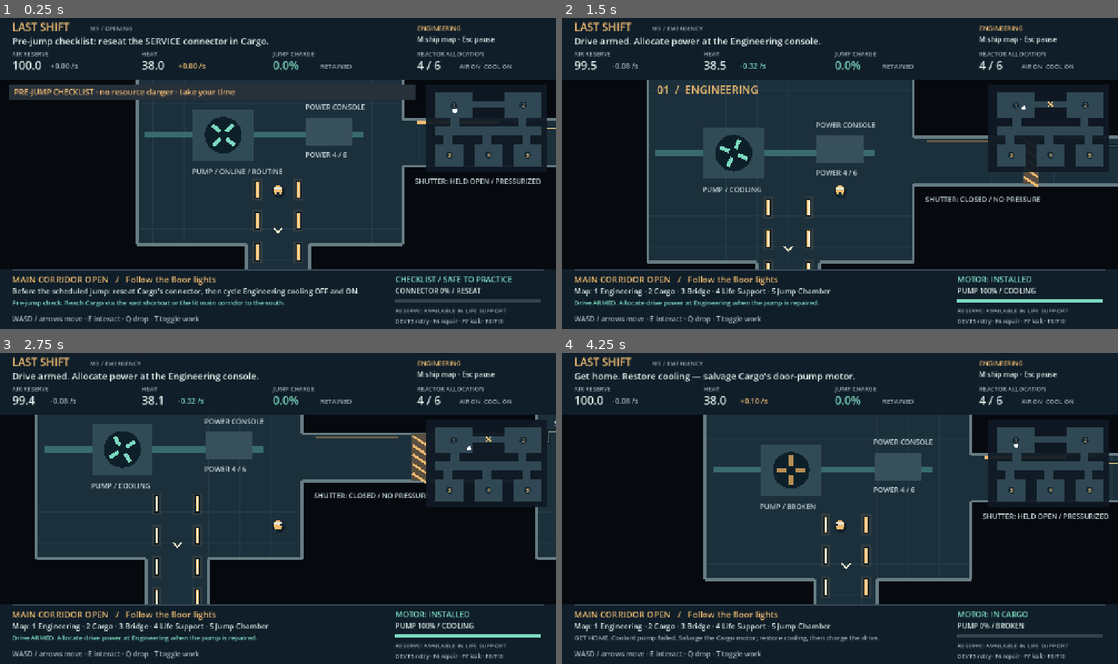
Above: before the commit, frames 1-4 (two rows, left to right).
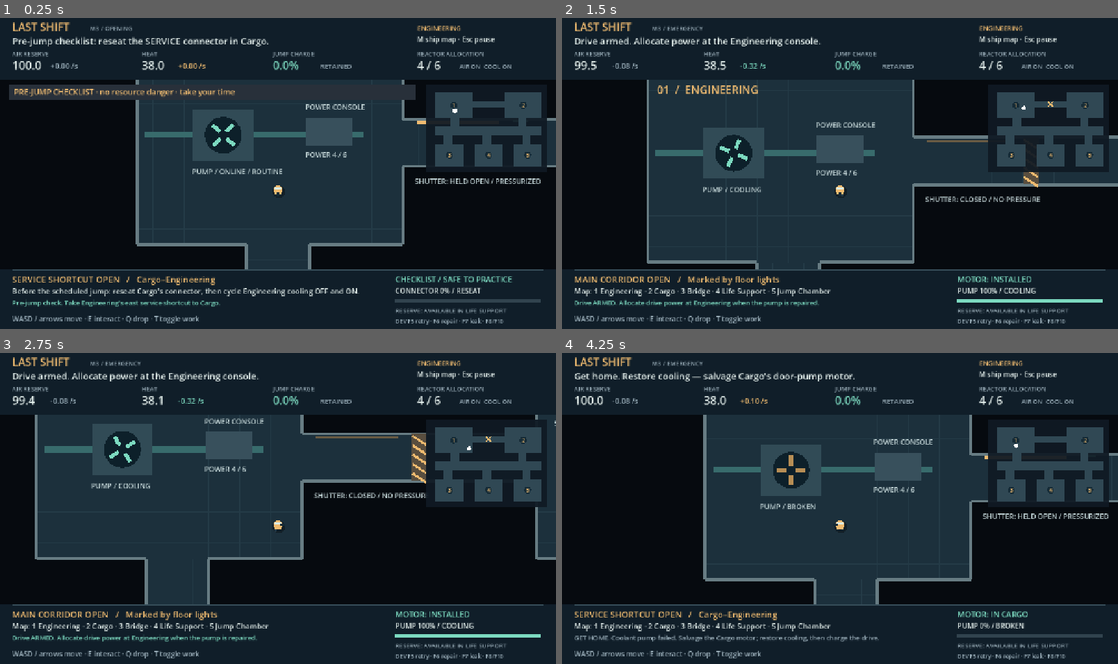
Above: after the commit, the same moments.

Repository: Johnson-Dev-Agent-Management/lastshift
Game: Godot game, scene res://scenes/ship.tscn
The game is run twice, just before and just after one commit, with the same random seed, the same clock (stepped at 60 frames per second) and the same inputs.
Inputs (mouse positions are in pixels of both pictures, inside the frame that each line leads up to):
- Up to frame 1 (0.25 s): no input
- Up to frame 2 (1.5 s): tap Enter at 0.5 s; move the mouse to (962, 157) at 0.52 s; hold D (move_right) 0.53-1.28 s; hold F7 (dev_leak) 0.53-1.28 s; click (962, 157) at 0.67 s; tap F6 (dev_ready) at 0.8, 1.35 s; move the mouse to (728, 189) at 1.27 s; hold S (move_down) from 1.28 s (still down)
- Up to frame 3 (2.75 s): tap E (interact) at 1.55 s; move the mouse to (333, 440) at 2.02 s; release S (move_down) at 2.03 s; hold D (move_right) from 2.03 s (still down); hold E (interact) from 2.03 s (still down); tap Enter at 2.3 s
- Up to frame 4 (4.25 s): move the mouse to (812, 570) at 2.77 s; release D (move_right) at 2.78 s; release E (interact) at 2.78 s; hold W (move_up) 2.78-3.53 s; tap Enter at 2.85 s; click (812, 570) at 2.92 s; tap F7 (dev_leak) at 3.05 s; move the mouse to (1006, 555) at 3.52 s; hold A (move_left) from 3.53 s (still down); hold F7 (dev_leak) from 3.53 s (still down); tap F6 (dev_ready) at 3.8 s; tap F5 (dev_reset) at 4.15 s

The runs differ from the first frame. In frame 1, 1.2% of the frame differs, in the area x 2-100%, y 35-93%; in frame 2, 0.5%; in frame 3, 0.7%; in frame 4, 0.9%.

Commit message:
Simplify route guidance and let players finish reading the report

Diff:
--- a/game/balance_profile.tres
+++ b/game/balance_profile.tres
@@ -28,7 +28,7 @@
 critical_clear = 88.0
 critical_grace_seconds = 30.0
 connector_seconds = 4.0
-transition_message_seconds = 4.0
+transition_message_seconds = 6.0
 leak_charge_gate = 30.0
 recovery_seconds = 40.0
 leak_warning_seconds = 6.0
--- a/game/project.godot
+++ b/game/project.godot
@@ -3,7 +3,7 @@
 
 [application]
 config/name="Last Shift"
-config/version="0.3.1"
+config/version="0.3.2"
 run/main_scene="res://scenes/ship.tscn"
 config/features=PackedStringArray("4.6", "GL Compatibility")
 config/icon="res://assets/icon.svg"
--- a/game/scripts/balance_profile.gd
+++ b/game/scripts/balance_profile.gd
@@ -26,7 +26,7 @@
 @export var critical_clear := 88.0
 @export var critical_grace_seconds := 30.0
 @export var connector_seconds := 4.0
-@export var transition_message_seconds := 4.0
+@export var transition_message_seconds := 6.0
 @export var leak_charge_gate := 30.0
 @export var recovery_seconds := 40.0
 @export var leak_warning_seconds := 6.0
--- a/game/scripts/hud.gd
+++ b/game/scripts/hud.gd
@@ -90,7 +90,7 @@
 		text_at(Vector2(240, 314), lines[0], 27, INK, 800)
 		for i in range(1, lines.size()):
 			text_at(Vector2(240, 340 + i * 36), lines[i], 22, INK, 800)
-		text_at(Vector2(240, 507), "Resources held until control returns. Esc pauses this report.", 17, MUTED)
+		text_at(Vector2(240, 507), "Take your time. Resources stay held until you begin." if state.awaiting_report_dismissal() else "Resources held until control returns. Esc pauses this report.", 17, MUTED)
 		for i in state.ANNOUNCEMENTS.size():
 			draw_rect(Rect2(240 + i * 202, 527, 188, 4), (MINT if pre_jump else AMBER) if i <= state.announcement_index else Color("31434e"))
 	if state.terminal(): draw_rect(Rect2(0, 0, 1280, 720), Color(0, 0, 0, 0.5))
--- a/game/scripts/run_controller.gd
+++ b/game/scripts/run_controller.gd
@@ -29,7 +29,7 @@
 	if with_opening:
 		repaired = true
 		repair_elapsed = profile.repair_seconds
-		record("Pre-jump check. Reach Cargo via the east shortcut or the lit main corridor to the south.")
+		record("Pre-jump check. Take Engineering's east service shortcut to Cargo.")
 	else:
 		begin_emergency()
 
@@ -86,14 +86,13 @@
 				record("CONNECTOR SEATED — return to Engineering. Cycle cooling OFF then ON to finish the pre-jump check.")
 		return
 	if stage == Stage.TRANSITION:
+		if awaiting_report_dismissal(): return
 		transition_seconds += STEP
 		var index := mini(ANNOUNCEMENTS.size() - 1, int((transition_seconds + 0.000000001) / profile.transition_message_seconds))
 		if index != announcement_index:
 			announcement_index = index
 			if index == 1: fail_coolant()
 			record(ANNOUNCEMENTS[index])
-		if transition_seconds + 0.000000001 >= ANNOUNCEMENTS.size() * profile.transition_message_seconds:
-			begin_emergency()
 		return
 	if stage != Stage.EMERGENCY: return
 	if working and in_range and work_target == "leak" and leak_active:
@@ -116,6 +115,14 @@
 			stage = Stage.WON
 			drive_powered = false
 			record("SHIFT COMPLETE — jump successful. You brought the ship home.")
+
+func awaiting_report_dismissal() -> bool:
+	return stage == Stage.TRANSITION and announcement_index == ANNOUNCEMENTS.size() - 1
+
+func dismiss_report() -> bool:
+	if not awaiting_report_dismissal() or is_paused: return false
+	begin_emergency()
+	return true
 
 func fail_coolant() -> void:
 	if scenario.coolant_fired: return
--- a/game/scripts/ship.gd
+++ b/game/scripts/ship.gd
@@ -22,7 +22,7 @@
 var work_latched := false
 var work_active := false
 var work_task := "pump"
-var message := "Pre-jump check. Reach Cargo via the east shortcut or the lit main corridor to the south."
+var message := "Pre-jump check. Take Engineering's east service shortcut to Cargo."
 var phase := 0.0
 var drive_switch_pull := 0.0
 var drive_arm_flash := 0.0
@@ -35,6 +35,7 @@
 var wall_segments: Array[Rect2] = []
 var systems_panel = SystemsPanel.new()
 var results_panel = Results.new()
+var report_continue := Button.new()
 var dev_overlay := false
 var ui_layer := CanvasLayer.new()
 
@@ -56,6 +57,16 @@
 	hud.set_anchors_and_offsets_preset(Control.PRESET_FULL_RECT)
 	hud.mouse_filter = Control.MOUSE_FILTER_IGNORE
 	ui_layer.add_child(hud)
+	ui_layer.add_child(report_continue)
+	report_continue.text = "Begin emergency (E / Enter)"
+	report_continue.add_theme_font_size_override("font_size", 18)
+	report_continue.set_anchors_and_offsets_preset(Control.PRESET_CENTER)
+	report_continue.offset_left = -200
+	report_continue.offset_right = 200
+	report_continue.offset_top = 86
+	report_continue.offset_bottom = 122
+	report_continue.pressed.connect(dismiss_report)
+	report_continue.hide()
 	build_menus()
 	systems_panel.ship = self
 	ui_layer.add_child(systems_panel)
@@ -205,7 +216,11 @@
 		else:
 			toggle_pause()
 		return
-	if paused or confirming or systems_panel.visible or state.terminal() or state.stage == State.Stage.TRANSITION:
+	if state.stage == State.Stage.TRANSITION:
+		if not paused and event.is_action_pressed("interact"):
+			dismiss_report()
+		return
+	if paused or confirming or systems_panel.visible or state.terminal():
 		return
 	if event.is_action_pressed("map"):
 		map_open = not map_open
@@ -273,6 +288,21 @@
 		resume_button.grab_focus()
 	else:
 		get_viewport().gui_release_focus()
+	refresh_report_button()
+
+func refresh_report_button() -> void:
+	var waiting: bool = state.awaiting_report_dismissal() and not paused
+	if waiting and not report_continue.visible:
+		report_continue.show()
+		report_continue.grab_focus()
+	elif not waiting:
+		report_continue.hide()
+
+func dismiss_report() -> void:
+	if paused or not state.dismiss_report(): return
+	report_continue.hide()
+	get_viewport().gui_release_focus()
+	feedback.confirm()
 
 func stop_work() -> void:
 	if work_active and task_progress(work_task) < 1.0:
@@ -306,6 +336,7 @@
 	if state.stage == State.Stage.TRANSITION:
 		systems_panel.close()
 		map_open = false
+	refresh_report_button()
 	if state.terminal() and not results_panel.visible:
 		stop_work()
 		confirming = false
@@ -392,7 +423,8 @@
 			if state.repaired: return "COOLANT PUMP / " + state.pump_status() + " — repair permanent"
 			if state.motor == State.Motor.CARRIED: return "COOLANT PUMP   /   %s E to repair · %d%%" % ["Press" if toggle_work else "Hold", progress_percent()]
 			return "COOLANT PUMP   /   BROKEN — motor required"
-	return "MAIN CORRIDOR OPEN   /   Follow the floor lights"
+	if not state.shortcut_closed(): return "SERVICE SHORTCUT OPEN   /   Cargo–Engineering"
+	return "MAIN CORRIDOR OPEN   /   Marked by floor lights"
 
 func prompt_detail() -> String:
 	if state.terminal(): return state.recovery_advice()
@@ -455,6 +487,7 @@
 	pause_panel.hide()
 	salvage_panel.hide()
 	results_panel.hide()
+	report_continue.hide()
 	get_viewport().gui_release_focus()
 	systems_panel.close()
 	feedback.reset()
@@ -477,24 +510,10 @@
 	draw_rect(area.grow(-2), Color("fff0ce"))
 
 func draw_floor_lights() -> void:
-	# Independent emergency circuits keep the entire normal route readable.
+	# Main corridor only: the opening uses the shorter service passage.
 	for x in range(160, 2050, 100):
 		floor_light(Rect2(x, 785, 44, 8))
 		floor_light(Rect2(x, 890, 44, 8))
-	# Paired strips start inside all five rooms and continue through their exits.
-	for lane in [Rect2(424, 440, 104, 340), Rect2(1664, 440, 104, 340),
-			Rect2(304, 940, 104, 320), Rect2(1024, 940, 104, 320), Rect2(1744, 940, 104, 320)]:
-		for y in range(int(lane.position.y), int(lane.end.y), 80):
-			# Leave the lower rooms' title band clear, then fit before the landmarks.
-			var light_y := 1140 if y == 1100 else y
-			var length := 24 if y == 1100 else 40
-			floor_light(Rect2(lane.position.x, light_y, 8, length))
-			floor_light(Rect2(lane.end.x, light_y, 8, length))
-	for marker in [Vector3(480, 570, 1), Vector3(1720, 570, 1),
-			Vector3(360, 1148, -1), Vector3(1080, 1148, -1), Vector3(1800, 1148, -1)]:
-		var tip := Vector2(marker.x, marker.y)
-		draw_polyline(PackedVector2Array([tip + Vector2(-12, -12 * marker.z), tip,
-			tip + Vector2(12, -12 * marker.z)]), Color("fff0ce"), 4)
 
 func _draw() -> void:
 	var font := ThemeDB.fallback_font
@@ -524,9 +543,6 @@
 	draw_rect(Rect2(552, 275, 120, 70), Color("38505c"))
 	machine_label(Vector2(550, 377), "POWER %d / %d" % [state.used_power(), profile.capacity])
 	# Cargo: crate silhouettes and donor, all floor decals, never solid blockers.
-	var hydraulic_line := PackedVector2Array([Layout.DONOR, Vector2(1760, 320), Vector2(1760, 275), Vector2(1430, 275), Vector2(1430, 302), Vector2(1120, 302)])
-	draw_polyline(hydraulic_line, Color("0e2029"), 10)
-	draw_polyline(hydraulic_line, Color("66716a") if state.shortcut_closed() else Color("bcab79"), 4)
 	for x in [1450, 1560, 1930]:
 		for y in [435, 515]:
 			if x == 1930 and y == 515:
--- a/game/tests/capture.gd
+++ b/game/tests/capture.gd
@@ -27,10 +27,10 @@
 		ship.map_open = true
 		await capture(viewport, "opening-map")
 		ship.map_open = false
-		await capture(viewport, "opening-lights")
+		await capture(viewport, "opening-route")
 		for i in range(1, ship.Layout.ROOMS.size()):
 			ship.player.position = ship.Layout.ROOMS[i].get_center()
-			await capture(viewport, "room-lights-%d" % i)
+			await capture(viewport, "room-%d" % i)
 		ship.player.position = ship.Layout.CONNECTOR + Vector2(0, 70)
 		await capture(viewport, "opening-connector")
 		ship.state.work_target = "connector"
@@ -43,6 +43,9 @@
 		for beat in ship.state.ANNOUNCEMENTS.size():
 			await capture(viewport, "report-%d" % beat)
 			ship.state.advance(ship.profile.transition_message_seconds, false, false, false, 6)
+		ship.state.advance(60, false, false, false, 6)
+		await capture(viewport, "report-awaiting-dismissal")
+		ship.dismiss_report()
 		await capture(viewport, "emergency")
 		ship.player.position = ship.Layout.DONOR + Vector2(0, 80)
 		await capture(viewport, "door-pump")
--- a/game/tests/m3_test.gd
+++ b/game/tests/m3_test.gd
@@ -67,6 +67,7 @@
 	expect(state.stage == Run.Stage.OPENING, "Power lesson requires restoring cooling")
 	state.set_power("cooling", true)
 	expect(state.stage == Run.Stage.TRANSITION and state.announcement_index == 0 and state.repaired, "Completed checklist first verifies cooling before the scheduled jump")
+	expect(not state.dismiss_report(), "Early input cannot skip report pages")
 	tick(state, 1)
 	state.is_paused = true
 	frozen = state.snapshot()
@@ -80,7 +81,15 @@
 	for entry in state.events:
 		if entry["event"] in Run.ANNOUNCEMENTS: announcements.append(entry["event"])
 	expect(announcements == Array(Run.ANNOUNCEMENTS), "Scheduled jump, fault, evacuation/pod failure and way home appear in order once")
-	expect(state.stage == Run.Stage.EMERGENCY and not state.repaired and state.air == 100 and state.active_seconds == 0, "Emergency starts after transition without consuming response time")
+	expect(state.awaiting_report_dismissal(), "Last report page waits for player dismissal")
+	frozen = state.snapshot()
+	tick(state, 600)
+	expect(state.snapshot() == frozen, "Reading the final page never consumes resources or advances scenario clocks")
+	state.is_paused = true
+	expect(not state.dismiss_report(), "Paused report cannot be dismissed")
+	state.is_paused = false
+	expect(state.dismiss_report() and not state.dismiss_report(), "Final report dismisses exactly once")
+	expect(state.stage == Run.Stage.EMERGENCY and not state.repaired and state.air == 100 and state.active_seconds == 0, "Emergency begins only after acknowledgement without consuming response time")
 	state.begin_emergency()
 	expect(count_events(state, "GET HOME") == 1, "Coolant fault fires once")
 
@@ -182,6 +191,7 @@
 
 func press(key: Key, down := true) -> void:
 	var event := InputEventKey.new()
+	event.keycode = key
 	event.physical_keycode = key
 	event.pressed = down
 	Input.parse_input_event(event)
@@ -232,8 +242,19 @@
 	await frames(60)
 	expect(ship.state.transition_seconds == seconds, "Scene pause freezes transition")
 	tap(KEY_ESCAPE)
+	press(KEY_E)
 	await frames(int(PROFILE.transition_message_seconds * Run.ANNOUNCEMENTS.size() * 60) + 10)
-	expect(ship.state.stage == Run.Stage.EMERGENCY and not ship.player.frozen, "Control returns to emergency without stale panel state")
+	expect(ship.state.awaiting_report_dismissal() and ship.report_continue.visible and ship.player.frozen and ship.state.air == 100, "Held interaction through report cannot dismiss its final page")
+	press(KEY_E, false)
+	tap(KEY_ESCAPE)
+	expect(not ship.report_continue.visible, "Pause hides report action beneath its menu")
+	tap(KEY_E)
+	expect(ship.state.awaiting_report_dismissal(), "Paused E cannot begin the emergency")
+	tap(KEY_ESCAPE)
+	expect(ship.report_continue.has_focus(), "Resume restores keyboard focus to report action")
+	tap(KEY_E)
+	await frames(2)
+	expect(ship.state.stage == Run.Stage.EMERGENCY and not ship.player.frozen and not ship.report_continue.visible and not ship.systems_panel.visible, "Fresh E closes only the report and returns control without opening equipment")
 	tap(KEY_F7)
 	await frames(2)
 	expect(ship.state.leak_active, "Developer leak beat uses scenario progression")
@@ -278,6 +299,14 @@
 	ship.reset_run(true)
 	await frames(2)
 	expect(ship.state.stage == Run.Stage.OPENING and not ship.state.connector_ready and not ship.state.power_practiced and ship.state.repaired and not ship.results_panel.visible, "Replay opening resets checklist and functioning ship")
+	ship.state.connector_ready = true
+	ship.state.set_power("cooling", false)
+	ship.state.set_power("cooling", true)
+	tick(ship.state, PROFILE.transition_message_seconds * Run.ANNOUNCEMENTS.size())
+	await frames(2)
+	tap(KEY_ENTER)
+	await frames(2)
+	expect(ship.state.stage == Run.Stage.EMERGENCY and not ship.report_continue.visible, "Focused report button also accepts Enter")
 	ship.queue_free()
 	await process_frame
 
Not shown, changed: docs/m3-validation.md
Not shown, changed: docs/playtest-m3.md
